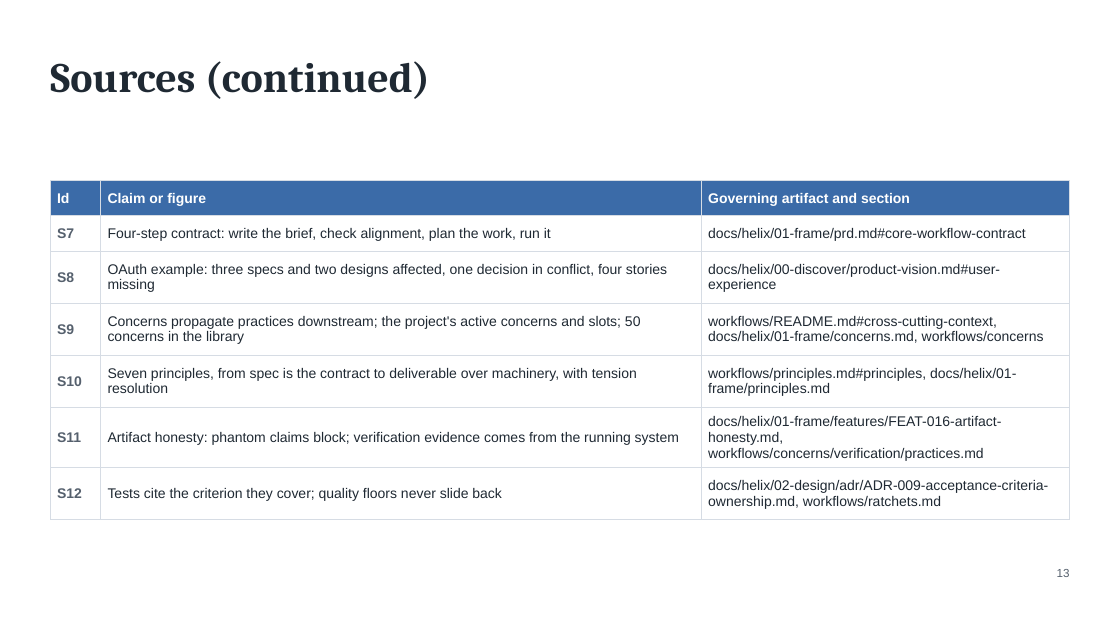
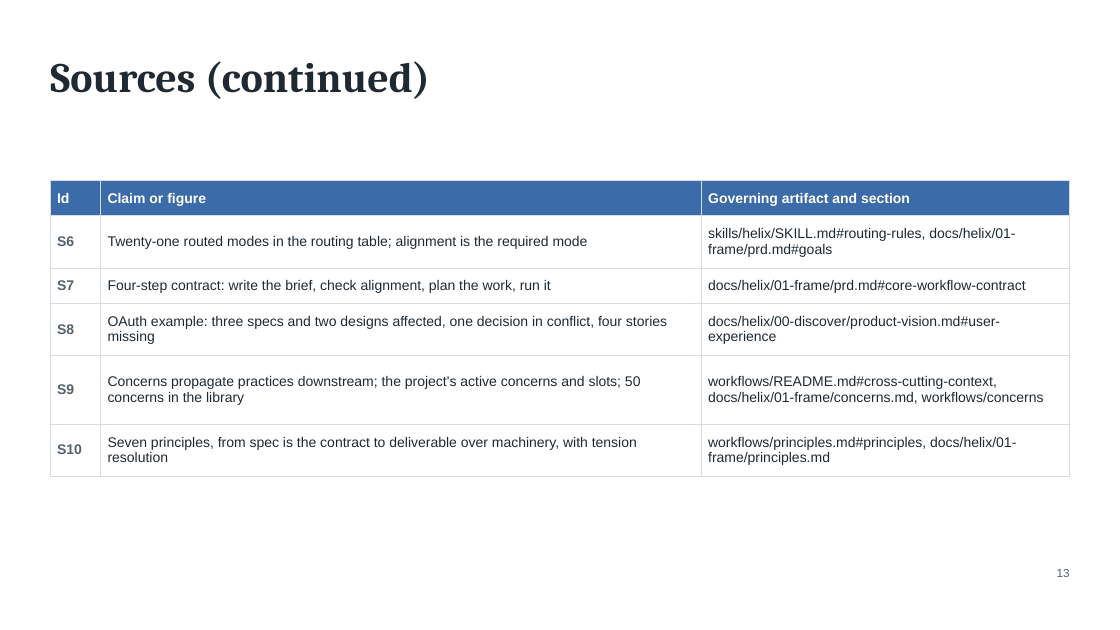
Before and after one commit to DocumentDrivenDX/helix, a slide deck: slide 13 of docs/helix/06-iterate/deliverables/assets/DEL-001-helix-evaluation-deck.pptx. Drawn at 1120x630 pixels with LibreOffice and Linux fonts; fonts in the diff are those of the drawing. Boxes give left, top, right and bottom in pixels: in the first picture for what was removed or moved away, otherwise in the second. Text is boxed around its words. In the diff, an @@ line names an element or a change of style, - is before the commit and + after.

```diff
--- a/docs/helix/06-iterate/deliverables/assets/DEL-001-helix-evaluation-deck.pptx
+++ b/docs/helix/06-iterate/deliverables/assets/DEL-001-helix-evaluation-deck.pptx
@@ table at (x1=50, y1=181, x2=1070, y2=469) @@
+row 2: S6 | Twenty-one routed modes in the routing table; alignment is the required mode | skills/helix/SKILL.md#routing-rules, docs/helix/01-frame/prd.md#goals
-row 6: S11 | Artifact honesty: phantom claims block; verification evidence comes from the running system | docs/helix/01-frame/features/FEAT-016-artifact-honesty.md, workflows/concerns/verification/practices.md
-row 7: S12 | Tests cite the criterion they cover; quality floors never slide back | docs/helix/02-design/adr/ADR-009-acceptance-criteria-ownership.md, workflows/ratchets.md
```
Also in this commit, not shown: 7 other slides changed, 6 slides added, 4 slides removed, 15 other files.
